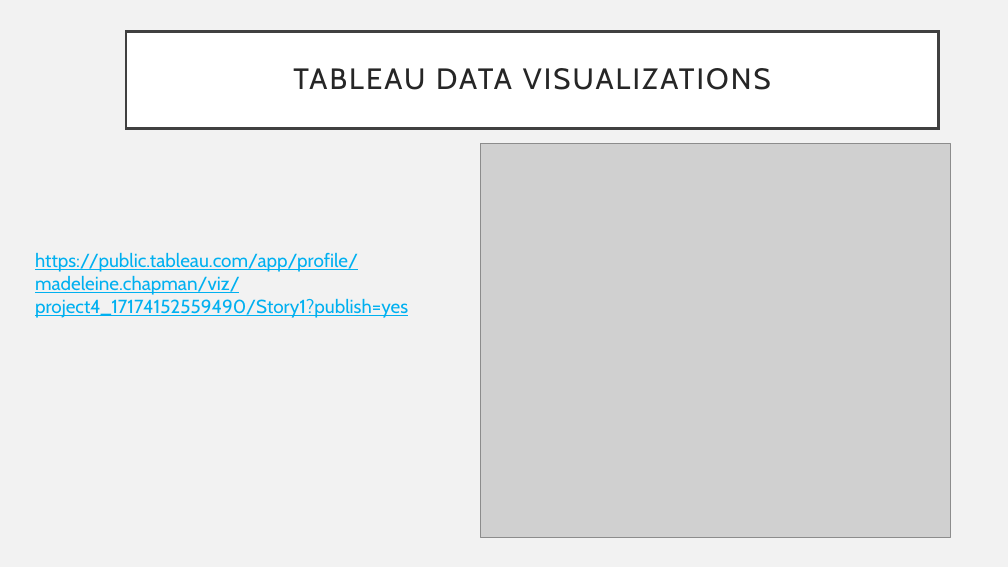
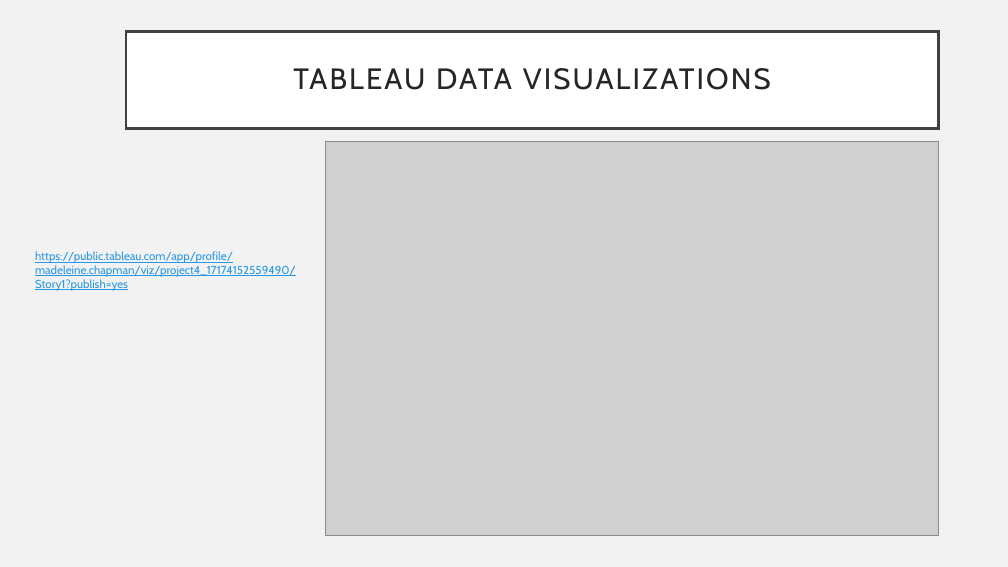
Before and after one commit to LachlanPotter33/Proj-4-Group-3, a slide deck: slide 20 of Presentation.pptx (slide 12 before the commit). Drawn at 1008x567 pixels with LibreOffice and Linux fonts; fonts in the diff are those of the drawing; grey boxes stand for pictures. Boxes give left, top, right and bottom in pixels: in the first picture for what was removed or moved away, otherwise in the second. Text is boxed around its words. In the diff, an @@ line names an element or a change of style, - is before the commit and + after.

```diff
--- a/Presentation.pptx
+++ b/Presentation.pptx
@@ picture: place and size @@
-picture at box(480, 144, 951, 538)
+picture at box(325, 141, 938, 535)
@@ text "https://public.tableau.com/app/profile/madeleine.chapman/viz ..." at box(35, 251, 296, 291): size 18 to 11 pt, text colour #00B0F0 to #2998E3 @@
```
Also in this commit, not shown: 11 other slides changed, 11 slides added, 3 slides removed, 5 other files.
